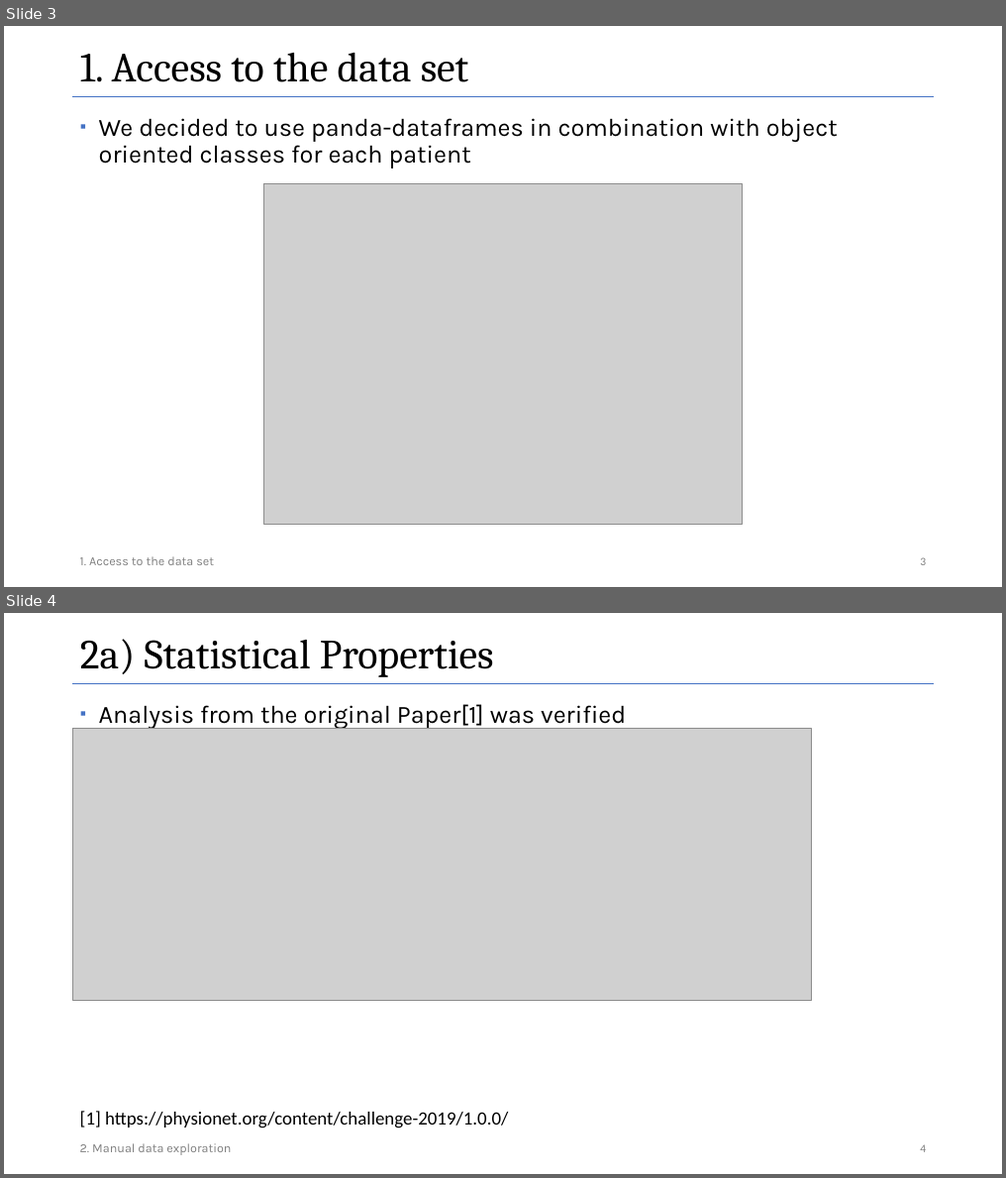
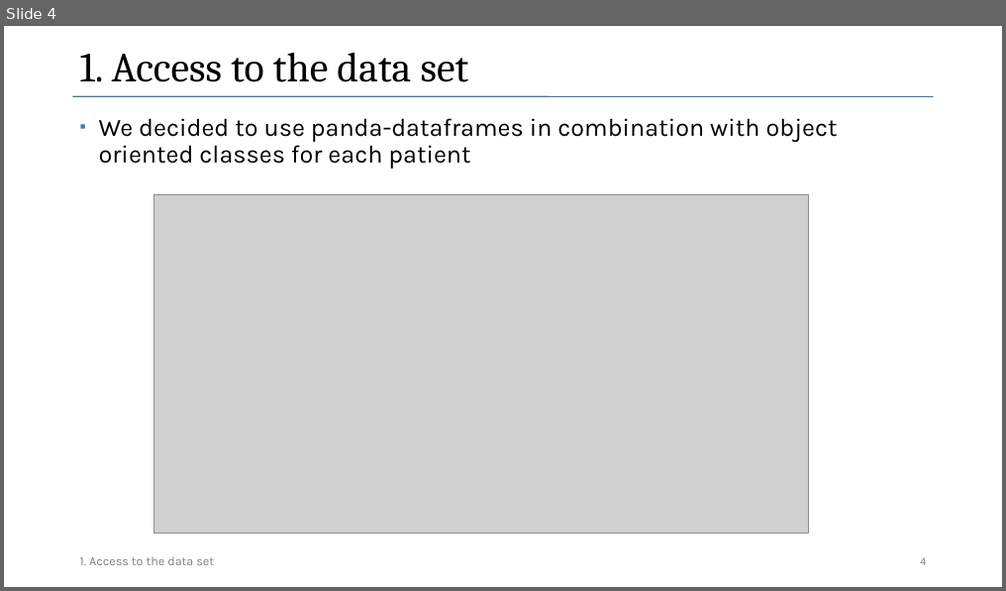
Before and after one commit to Data-Challenge-Team-8/data_challenge_team_8, a slide deck: presentation_task1/presentation_1_data_challenges_v02.pptx. Shown one above the other, each under a label of ours: slides 3 and 4 before the commit, slide 4 after it. The pictures are 1006x1178 and 1006x591 pixels, drawn with LibreOffice and Linux fonts; fonts in the diff are those of the drawing; grey boxes stand for pictures. Boxes give left, top, right and bottom in pixels: in the first picture for what was removed or moved away, otherwise in the second. Text is boxed around its words. In the diff, an @@ line names an element or a change of style, - is before the commit and + after.

Commit message:
Rework of Presentation (v2)
Added images folder for the presentation
Added statistics folder for excel files for reference

```diff
--- a/presentation_task1/presentation_1_data_challenges_v02.pptx
+++ b/presentation_task1/presentation_1_data_challenges_v02.pptx
@@ slide 4 removed at [4,613,1002,1174], background #FFFFFF; not listed: 1 template element that a slide beside it also shows @@
@@ title removed at [80,639,494,677] @@
-2a) Statistical Properties
@@ picture removed at [73,728,812,1000] @@
@@ text removed at [99,704,626,729] @@
-▪ Analysis from the original Paper[1] was verified
@@ text removed at [80,1111,508,1129] @@
-[1] https://physionet.org/content/challenge-2019/1.0.0/
@@ text removed at [80,1144,231,1156] @@
-2. Manual data exploration
@@ page number removed at [920,1145,926,1153] @@
-4
@@ what was slide 3 is now slide 4 @@
@@ slide 4 changed as well @@
@@ picture: place and size @@
-picture at [263,184,742,525]
+picture at [153,194,809,533]
@@ page number at [920,558,926,566]: text changed @@
-3
+4
```
Also in this commit, not shown: 8 other slides changed, 3 other slides removed, 11 other files.
